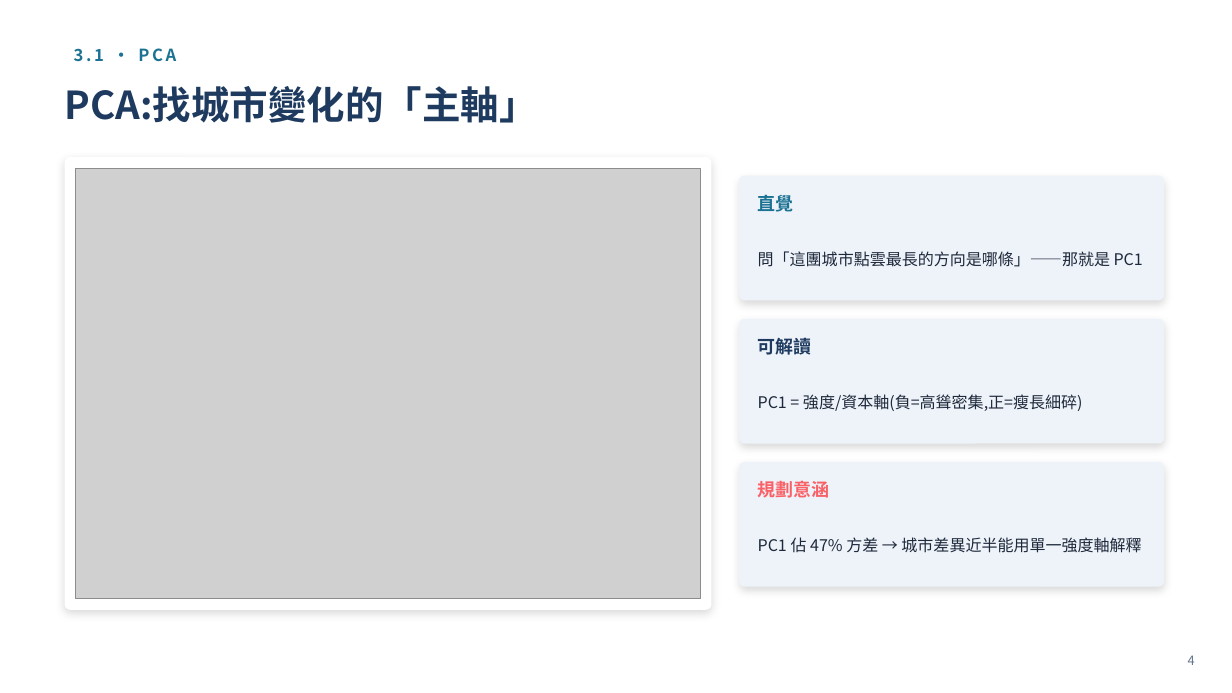
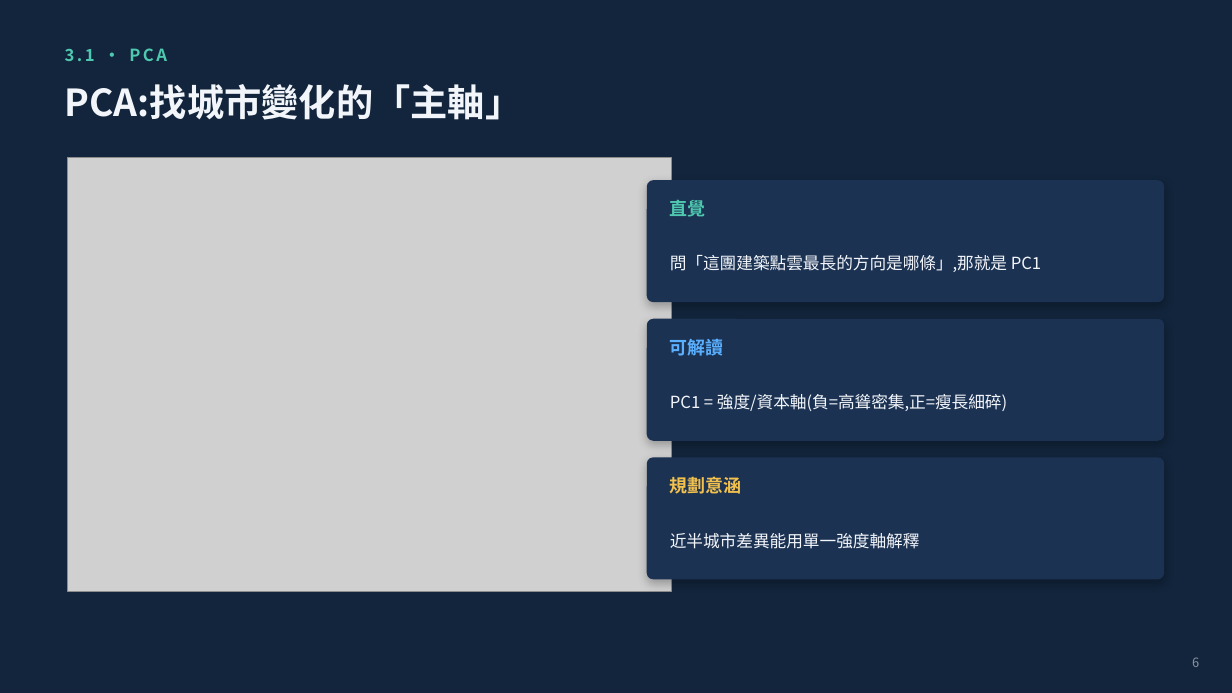
Before and after one commit to scott-lbx/ws-df26-w18, a slide deck: slide 8 of 07_Latent_Urban/潛空間教學簡報.pptx (slide 6 before the commit). Drawn at 1232x693 pixels with LibreOffice and Linux fonts; fonts in the diff are those of the drawing; grey boxes stand for pictures. Boxes give left, top, right and bottom in pixels: in the first picture for what was removed or moved away, otherwise in the second. Text is boxed around its words. In the diff, an @@ line names an element or a change of style, - is before the commit and + after.

```diff
--- a/07_Latent_Urban/潛空間教學簡報.pptx
+++ b/07_Latent_Urban/潛空間教學簡報.pptx
@@ background #FFFFFF to #12253C @@
@@ text "3.1 · PCA" at <box>65,48,167,61</box>: text colour #1C7293 to #4EC9B0 @@
@@ text "PCA:找城市變化的「主軸」" at <box>65,84,523,120</box>: size 30 to 29 pt, text colour #1E3A5F to #F2F5FA @@
@@ rounded rectangle removed at <box>65,157,712,610</box> @@
@@ picture: place and size @@
-picture at <box>76,168,701,599</box>
+picture at <box>68,157,672,592</box>
@@ rounded rectangle: place and size @@
-rounded rectangle at <box>739,176,1165,300</box>
+rounded rectangle at <box>647,180,1165,302</box>
@@ text "直覺" at <box>670,200,706,217</box>: text colour #1C7293 to #4EC9B0 @@
@@ text "直覺": place and size @@
-text "直覺" at <box>758,195,794,212</box>
+text "直覺" at <box>670,200,706,217</box>
@@ text at <box>670,255,1041,272</box>: text changed; size 12.5 to 13 pt; text colour #1E293B to #F2F5FA @@
-問「這團城市點雲最長的方向是哪條」——那就是 PC1
+問「這團建築點雲最長的方向是哪條」,那就是 PC1
@@ rounded rectangle: place and size @@
-rounded rectangle at <box>739,319,1165,444</box>
+rounded rectangle at <box>647,319,1165,441</box>
@@ text "可解讀": place and size @@
-text "可解讀" at <box>758,338,812,355</box>
+text "可解讀" at <box>670,339,724,356</box>
@@ text "可解讀" at <box>670,339,724,356</box>: text colour #1E3A5F to #5AB0FF @@
@@ text "PC1 = 強度/資本軸(負=高聳密集,正=瘦長細碎)": place and size @@
-text "PC1 = 強度/資本軸(負=高聳密集,正=瘦長細碎)" at <box>758,394,1083,411</box>
+text "PC1 = 強度/資本軸(負=高聳密集,正=瘦長細碎)" at <box>670,394,1007,411</box>
@@ text "PC1 = 強度/資本軸(負=高聳密集,正=瘦長細碎)" at <box>670,394,1007,411</box>: size 12.5 to 13 pt, text colour #1E293B to #F2F5FA @@
@@ fill #EEF3F9 to #1C3252; shadow changed; proportions changed in 3 elements at <box>647,319,1165,441</box>, <box>647,180,1165,302</box>, <box>647,457,1165,579</box> @@
@@ rounded rectangle: place and size @@
-rounded rectangle at <box>739,462,1165,587</box>
+rounded rectangle at <box>647,457,1165,579</box>
@@ text "規劃意涵": place and size @@
-text "規劃意涵" at <box>758,481,830,498</box>
+text "規劃意涵" at <box>670,474,742,498</box>
@@ text "規劃意涵" at <box>670,474,742,498</box>: text colour #F96167 to #F2C14E @@
@@ text at <box>670,533,920,549</box>: text changed; size 12.5 to 13 pt; text colour #1E293B to #F2F5FA @@
-PC1 佔 47% 方差 → 城市差異近半能用單一強度軸解釋
+近半城市差異能用單一強度軸解釋
@@ text removed at <box>1188,655,1195,665</box> @@
-4
@@ text added at <box>1192,657,1199,667</box>, 10 pt, text #8B949E @@
+6
```
Also in this commit, not shown: 18 other slides changed, 12 slides added, 3 slides removed, 9 other files.
